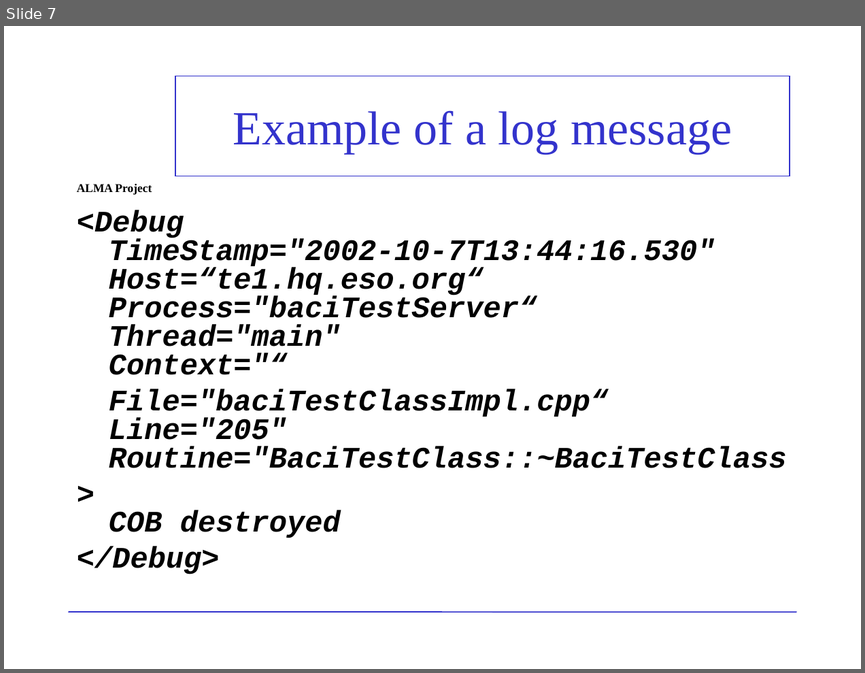
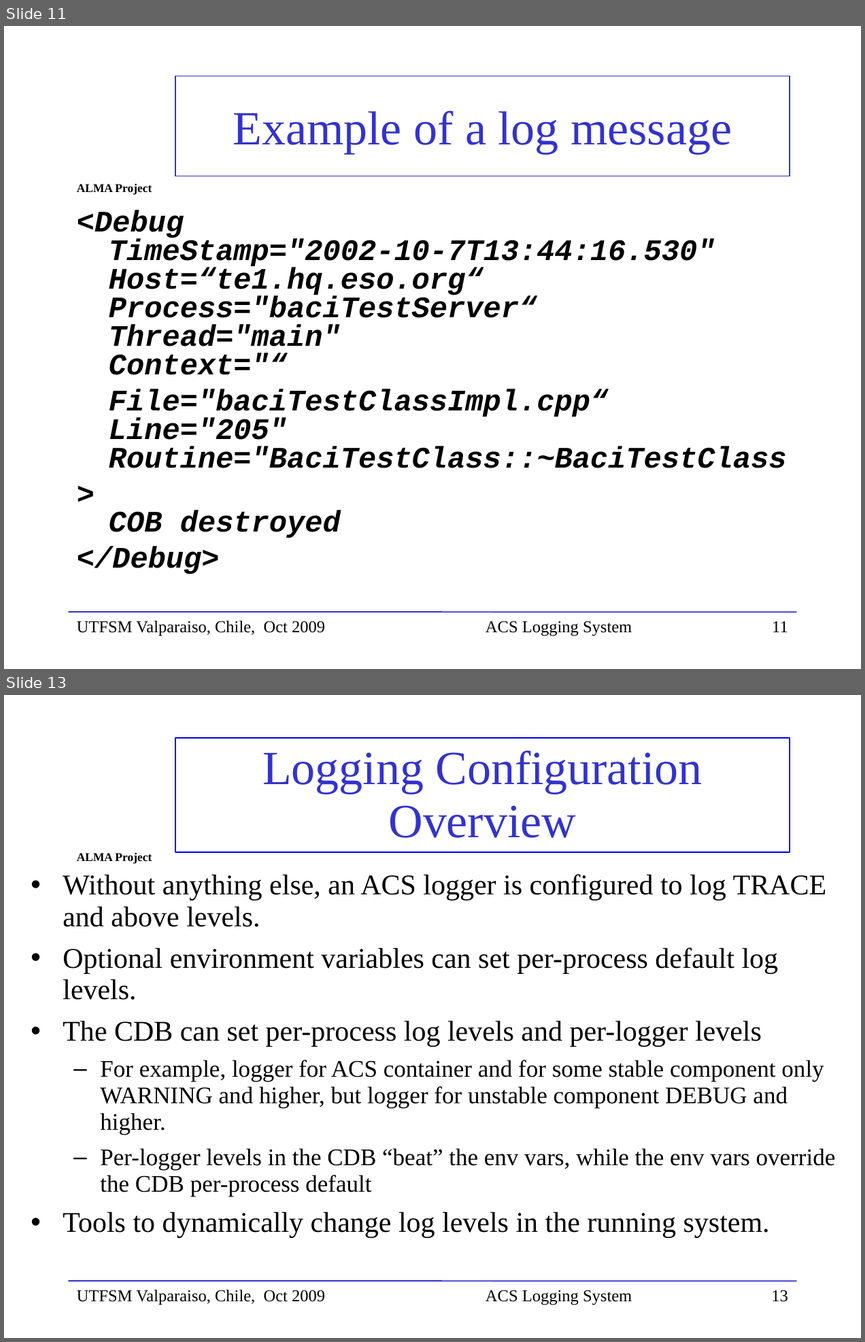
Before and after one commit to ACS-Community/ACS, a slide deck: Documents/ACS-Course/ACSCourse-ACSLoggingSystem.ppt. Shown one above the other, each under a label of ours: slide 7 before the commit, slides 11 and 13 after it; the slides between them are not shown. The pictures are 865x673 and 865x1342 pixels, drawn with LibreOffice and Linux fonts; fonts in the diff are those of the drawing; background and template pictures are left out. Boxes give left, top, right and bottom in pixels: in the first picture for what was removed or moved away, otherwise in the second. Text is boxed around its words. In the diff, an @@ line names an element or a change of style, - is before the commit and + after.

```diff
--- a/Documents/ACS-Course/ACSCourse-ACSLoggingSystem.ppt
+++ b/Documents/ACS-Course/ACSCourse-ACSLoggingSystem.ppt
@@ slide 13 added at (4,695,861,1338), background picture (left out); not listed: 2 template elements that a slide beside it also shows @@
@@ title added at (175,738,789,853), outline #0000FF 0.99 pt, 40 pt, text #3333CC @@
+Logging Configuration
+Overview
@@ text added at (62,874,836,1238), 24 pt, text #000000 @@
+• Without anything else, an ACS logger is configured to log TRACE and above levels.
+• Optional environment variables can set per-process default log levels.
+• The CDB can set per-process log levels and per-logger levels
+  – For example, logger for ACS container and for some stable component only WARNING and higher, but logger for unstable component DEBUG and higher.
+  – Per-logger levels in the CDB “beat” the env vars, while the env vars override the CDB per-process default
+• Tools to dynamically change log levels in the running system.
@@ text added at (77,1289,325,1305), 14 pt, text #000000 @@
+UTFSM Valparaiso, Chile, Oct 2009
@@ text added at (485,1289,632,1305), 14 pt, text #000000 @@
+ACS Logging System
@@ page number added at (771,1289,788,1302), 14 pt, text #000000 @@
+13
@@ what was slide 7 is now slide 11 @@
@@ slide 11 changed as well @@
@@ text added at (77,620,325,636), 14 pt, text #000000 @@
+UTFSM Valparaiso, Chile, Oct 2009
@@ text added at (485,620,632,636), 14 pt, text #000000 @@
+ACS Logging System
@@ page number at (772,621,788,632): text changed; text colour #FFFFFF to #000000 @@
-7
+11
```
Also in this commit, not shown: 6 other slides changed, 10 other slides added, 6 slides removed.
